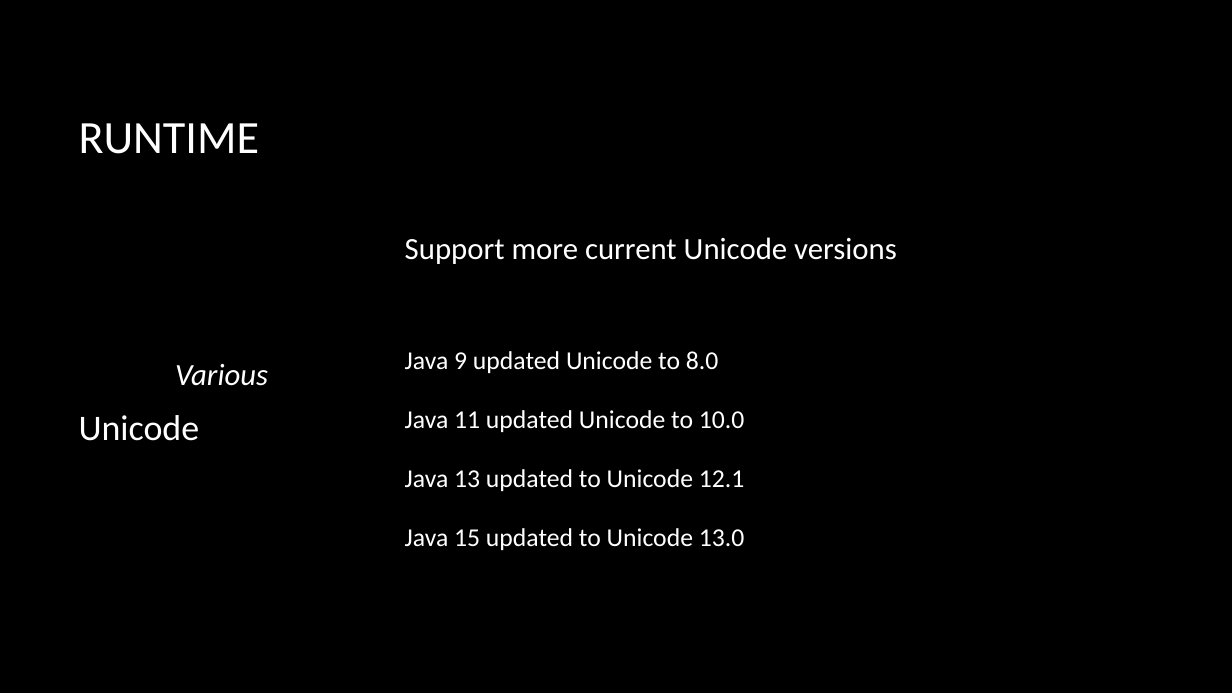
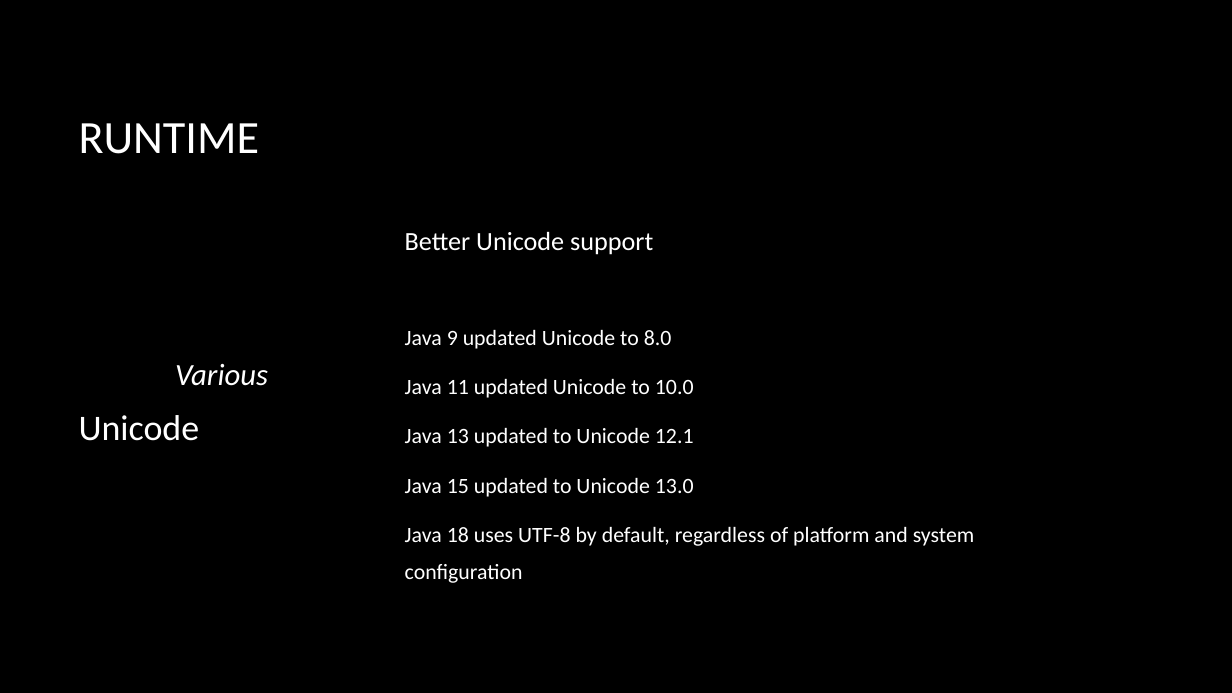
Before and after one commit to macdaddyaz/modern-java, a slide deck: slide 63 of Java 9 and up.pptx (slide 56 before the commit). Drawn at 1232x693 pixels with LibreOffice and Linux fonts; fonts in the diff are those of the drawing; background and template pictures are left out. Boxes give left, top, right and bottom in pixels: in the first picture for what was removed or moved away, otherwise in the second. Text is boxed around its words. In the diff, an @@ line names an element or a change of style, - is before the commit and + after.

Commit message:
Updates for Java to version 18 (with allusions to 19)

```diff
--- a/Java 9 and up.pptx
+++ b/Java 9 and up.pptx
@@ text at (x1=405, y1=231, x2=653, y2=255): text changed; size 24 to 20.4 pt @@
-Support more current Unicode versions
+Better Unicode support
@@ text at (x1=405, y1=330, x2=694, y2=497): size 20 to 17 pt in "Java 9 updated Unicode to 8.0", "Java 11 updated Unicode to 10.0", "Java 13 updated to Unicode 12.1", "Java 15 updated to Unicode 13.0"; line spacing 1.5 to 1.4 @@
@@ text at (x1=405, y1=527, x2=975, y2=583): paragraph added @@
+Java 18 uses UTF-8 by default, regardless of platform and system configuration
```
Also in this commit, not shown: 19 other slides changed, 9 slides added, 3 other files.
